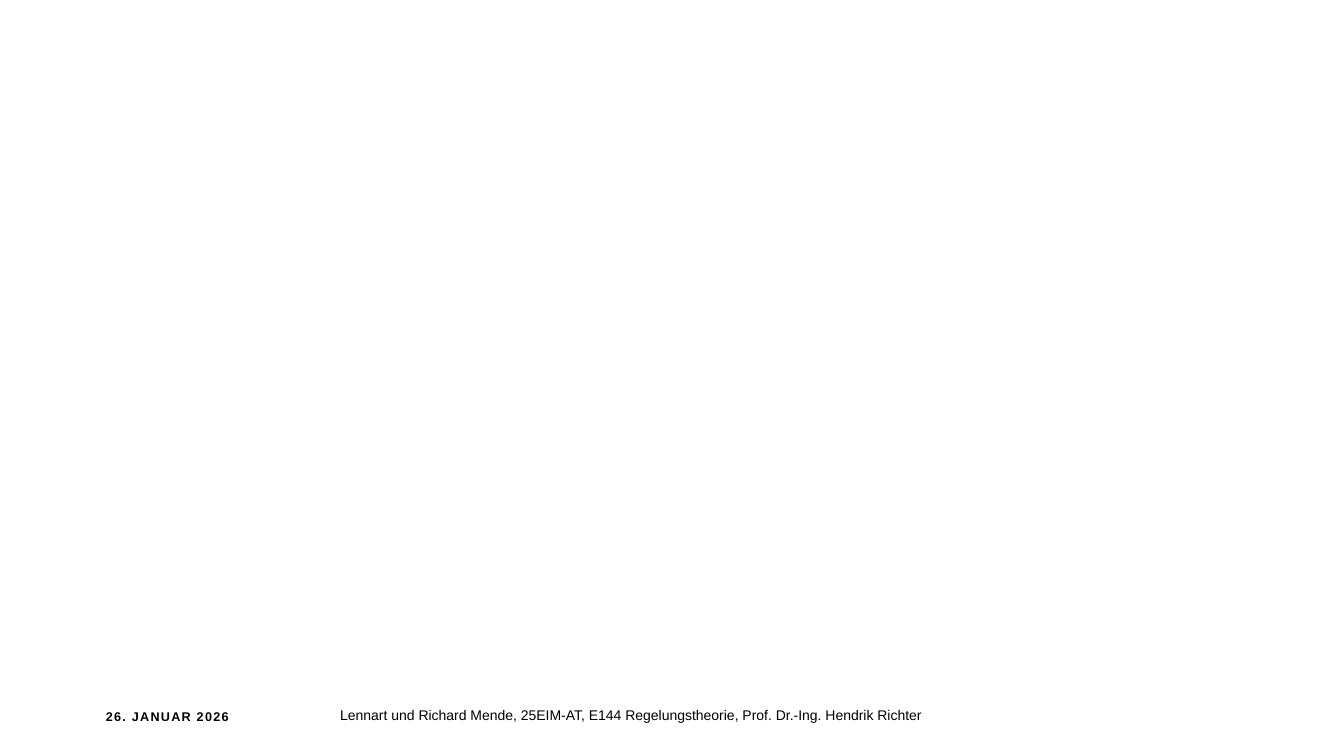
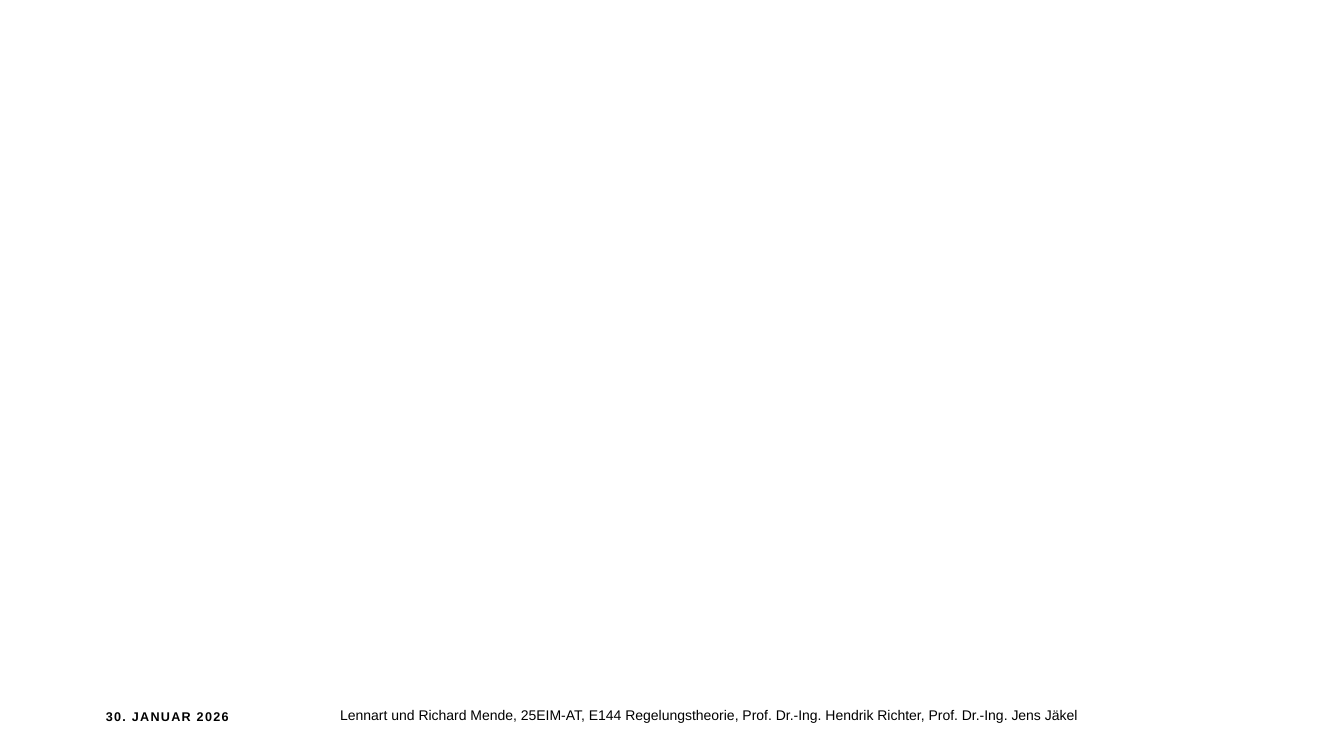
Before and after one commit to LennartMende/ColpittsOscillator, a slide deck: slide 1 of Präsentationen/Abschlusspräsentation.pptx. Drawn at 1344x756 pixels with LibreOffice and Linux fonts; fonts in the diff are those of the drawing; background and template pictures are left out. Boxes give left, top, right and bottom in pixels: in the first picture for what was removed or moved away, otherwise in the second. Text is boxed around its words. In the diff, an @@ line names an element or a change of style, - is before the commit and + after.

```diff
--- a/Präsentationen/Abschlusspräsentation.pptx
+++ b/Präsentationen/Abschlusspräsentation.pptx
@@ text at [106,712,121,721]: text changed @@
-26. JANUAR 2026
+30. JANUAR 2026
@@ text at [340,710,1078,723]: text changed @@
-Lennart und Richard Mende, 25EIM-AT, E144 Regelungstheorie, Prof. Dr.-Ing. Hendrik Richter
+Lennart und Richard Mende, 25EIM-AT, E144 Regelungstheorie, Prof. Dr.-Ing. Hendrik Richter, Prof. Dr.-Ing. Jens Jäkel
```
Also in this commit, not shown: 14 other slides changed, 2 slides added, 1 other file.
